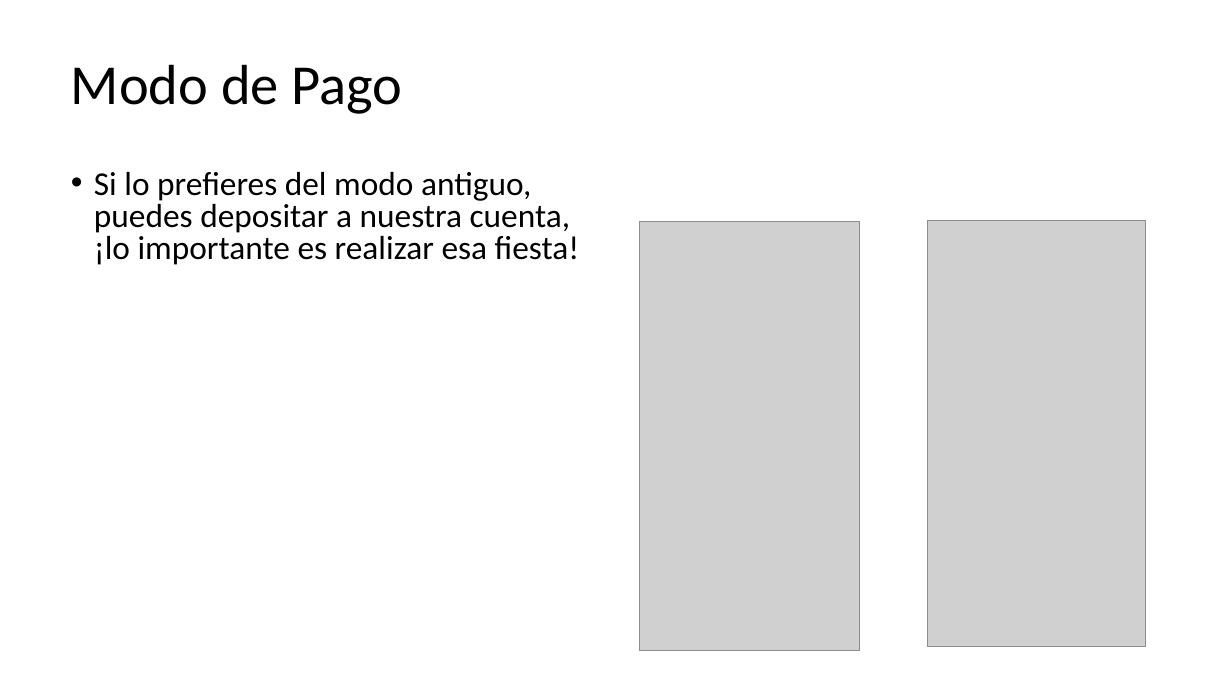
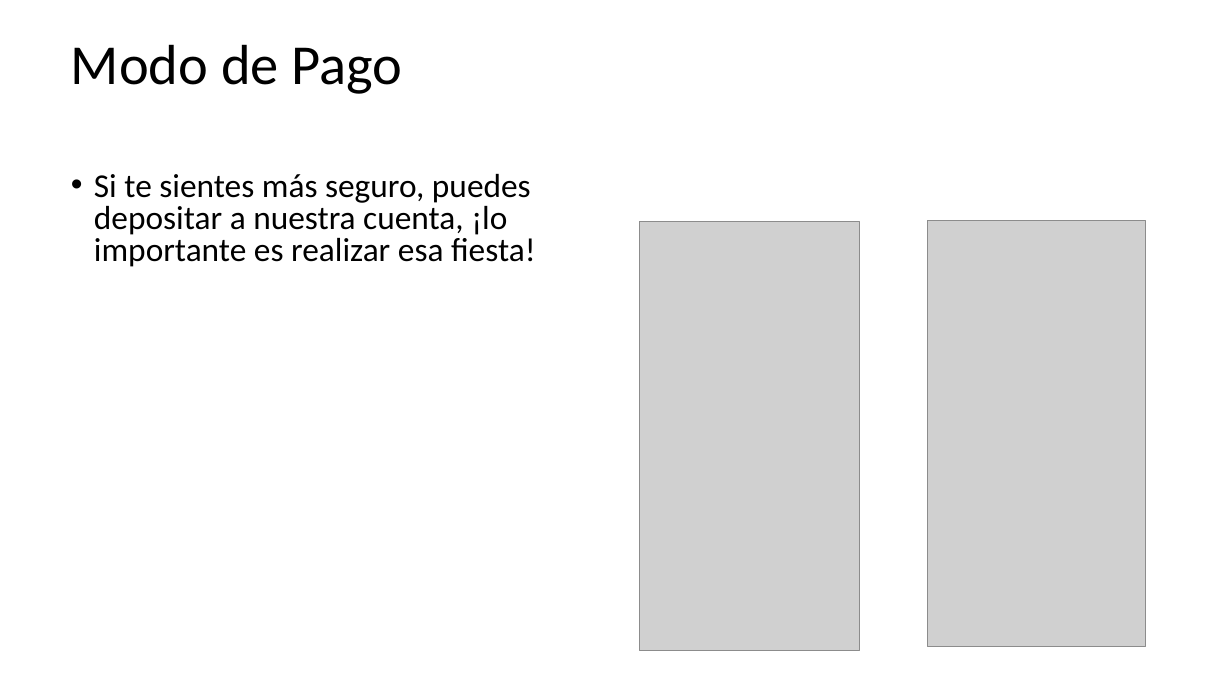
Before and after one commit to leodan1991/fiestApp, a slide deck: slide 12 of FiestApp.odp (slide 9 before the commit). Drawn at 1232x693 pixels with LibreOffice and Linux fonts; fonts in the diff are those of the drawing; grey boxes stand for pictures; background and template pictures are left out. Boxes give left, top, right and bottom in pixels: in the first picture for what was removed or moved away, otherwise in the second. Text is boxed around its words. In the diff, an @@ line names an element or a change of style, - is before the commit and + after.

Commit message:
Presentación

```diff
--- a/FiestApp.odp
+++ b/FiestApp.odp
@@ title "Modo de Pago": place and size @@
-title "Modo de Pago" at [71, 64, 402, 114]
+title "Modo de Pago" at [71, 44, 402, 94]
@@ text at [94, 174, 536, 267]: text changed @@
-• Si lo prefieres del modo antiguo, puedes depositar a nuestra cuenta, ¡lo importante es realizar esa fiesta!
+• Si te sientes más seguro, puedes depositar a nuestra cuenta, ¡lo importante es realizar esa fiesta!
```
Also in this commit, not shown: 5 other slides changed, 4 slides added, 1 slide removed.
